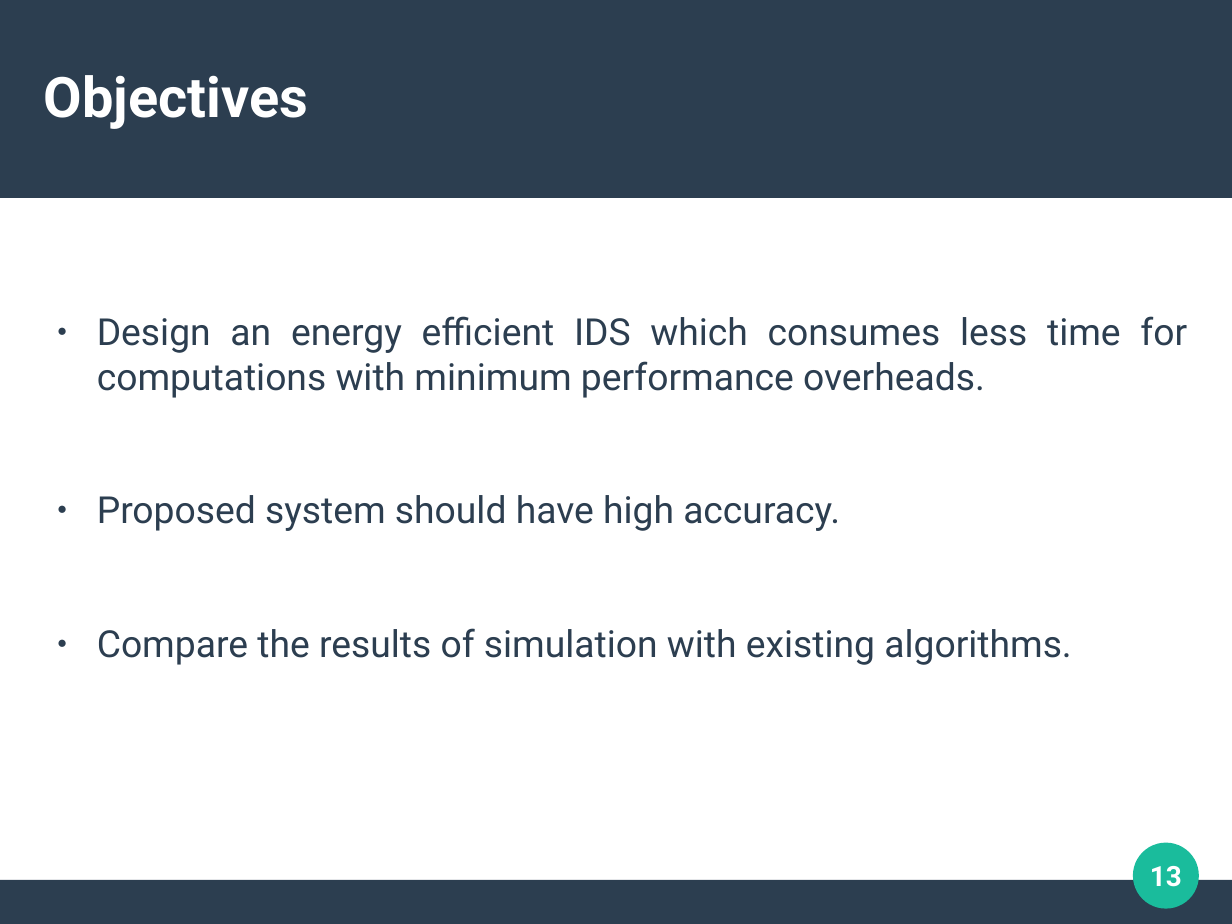
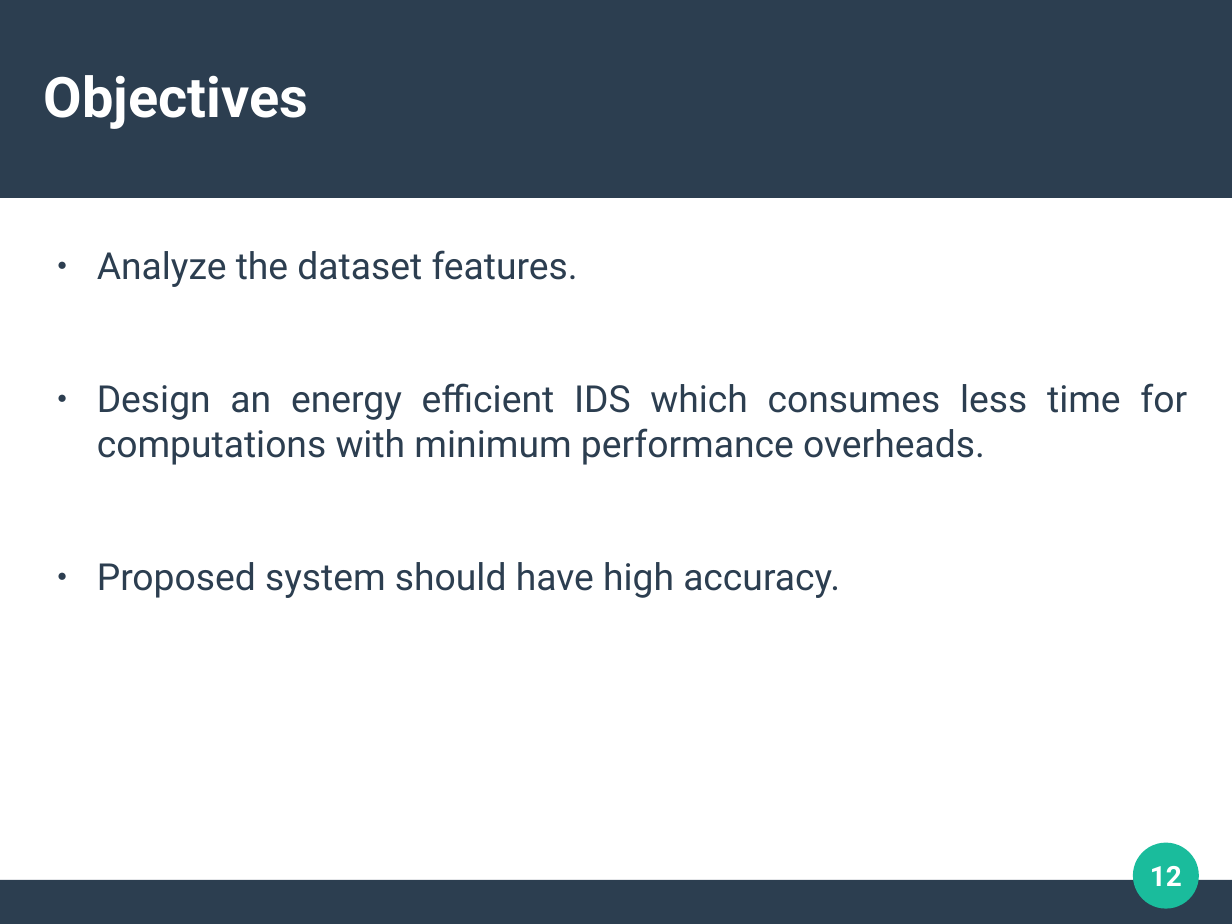
Before and after one commit to mysterious-29/Thesis, a slide deck: slide 12 of PPT/Final.odp (slide 13 before the commit). Drawn at 1232x924 pixels with LibreOffice and Linux fonts; fonts in the diff are those of the drawing. Boxes give left, top, right and bottom in pixels: in the first picture for what was removed or moved away, otherwise in the second. Text is boxed around its words. In the diff, an @@ line names an element or a change of style, - is before the commit and + after.

```diff
--- a/PPT/Final.odp
+++ b/PPT/Final.odp
@@ text at (97,250,578,287): paragraph added @@
+● Analyze the dataset features.
@@ text at (97,628,1071,665): paragraph removed @@
-● Compare the results of simulation with existing algorithms.
@@ page number at (1150,866,1182,886): text changed @@
-13
+12
```
Also in this commit, not shown: 6 other slides changed, 7 slides added, 2 slides removed, 3 other files.
